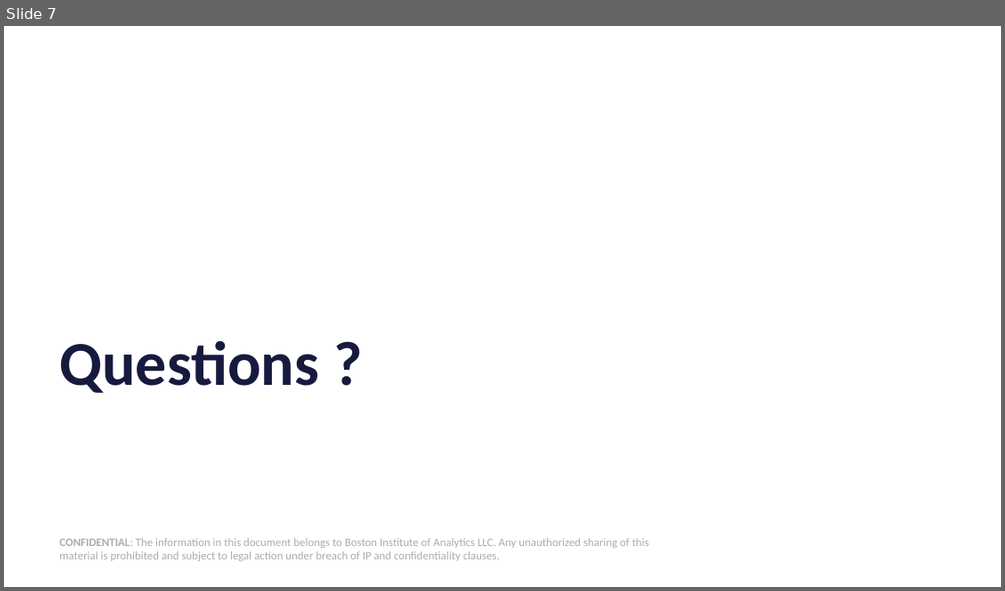
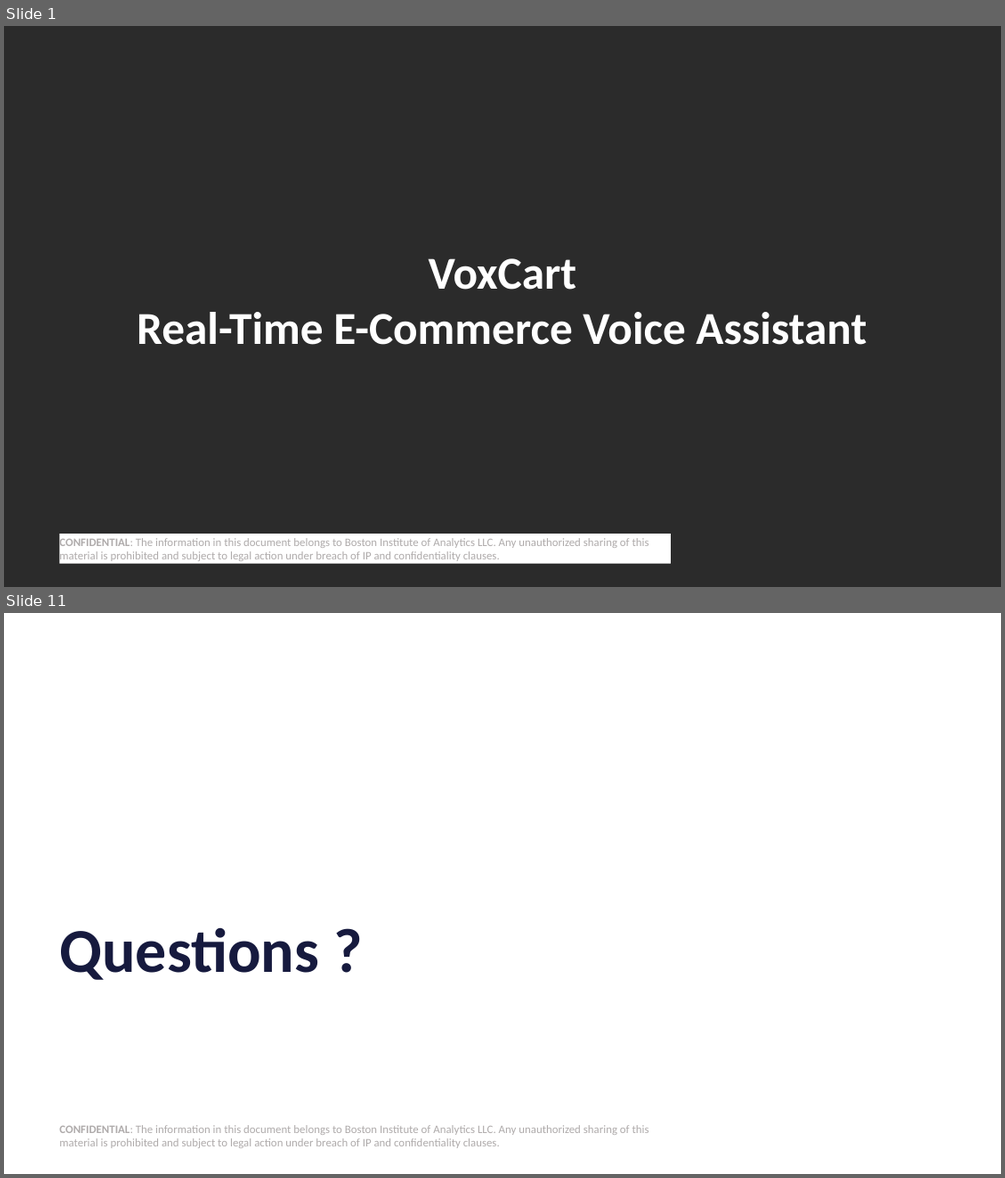
Before and after one commit to kumar44a/voxcart, a slide deck: Capstone PPT Template.pptx. Shown one above the other, each under a label of ours: slide 7 before the commit, slides 1 and 11 after it; the slides between them are not shown. The pictures are 1005x591 and 1005x1178 pixels, drawn with LibreOffice and Linux fonts; fonts in the diff are those of the drawing; background and template pictures are left out; a plain dark background stands for a picture behind light text. Boxes give left, top, right and bottom in pixels: in the first picture for what was removed or moved away, otherwise in the second. Text is boxed around its words. In the diff, an @@ line names an element or a change of style, - is before the commit and + after.

Commit message:
Cleanups and updates to documentation and architecture diagram.

```diff
--- a/Capstone PPT Template.pptx
+++ b/Capstone PPT Template.pptx
@@ slide 1 added at <box>4,26,1001,587</box>, background picture (left out) @@
@@ text added at <box>137,258,866,345</box>, 44 pt, text #FFFFFF, bold @@
+VoxCart
+Real-Time E-Commerce Voice Assistant
@@ rectangle added at <box>59,534,671,564</box>, fill #FFFFFF, 11 pt, text #AFABAB @@
+CONFIDENTIAL: The information in this document belongs to Boston Institute of Analytics LLC. Any unauthorized sharing of this material is prohibited and subject to legal action under breach of IP and confidentiality clauses.
@@ what was slide 7 is now slide 11 @@
```
Also in this commit, not shown: 9 other slides added, 6 slides removed, 11 other files.
